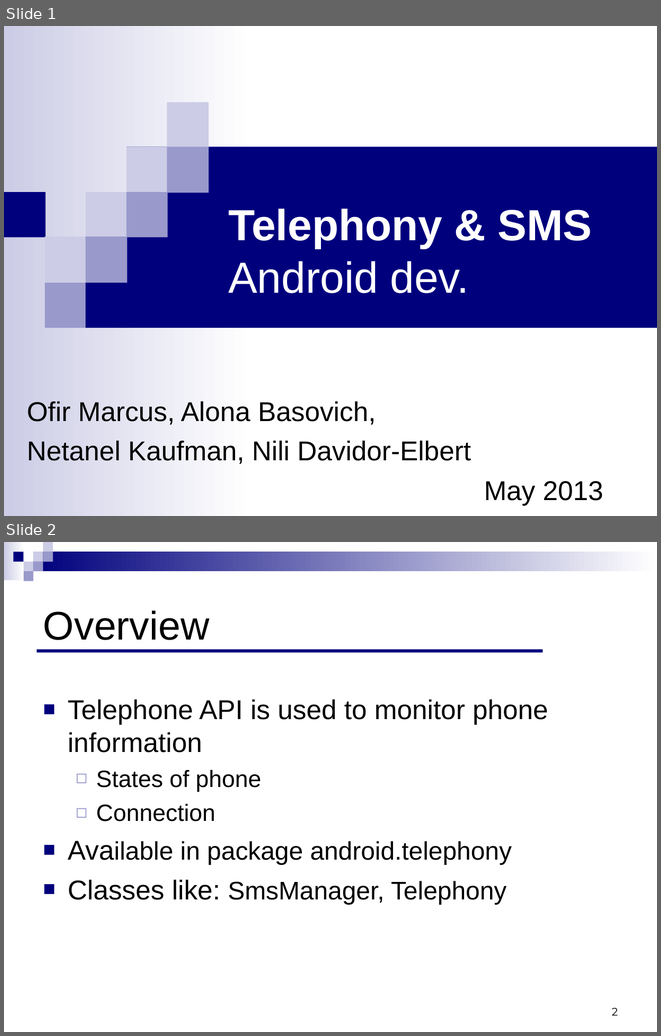
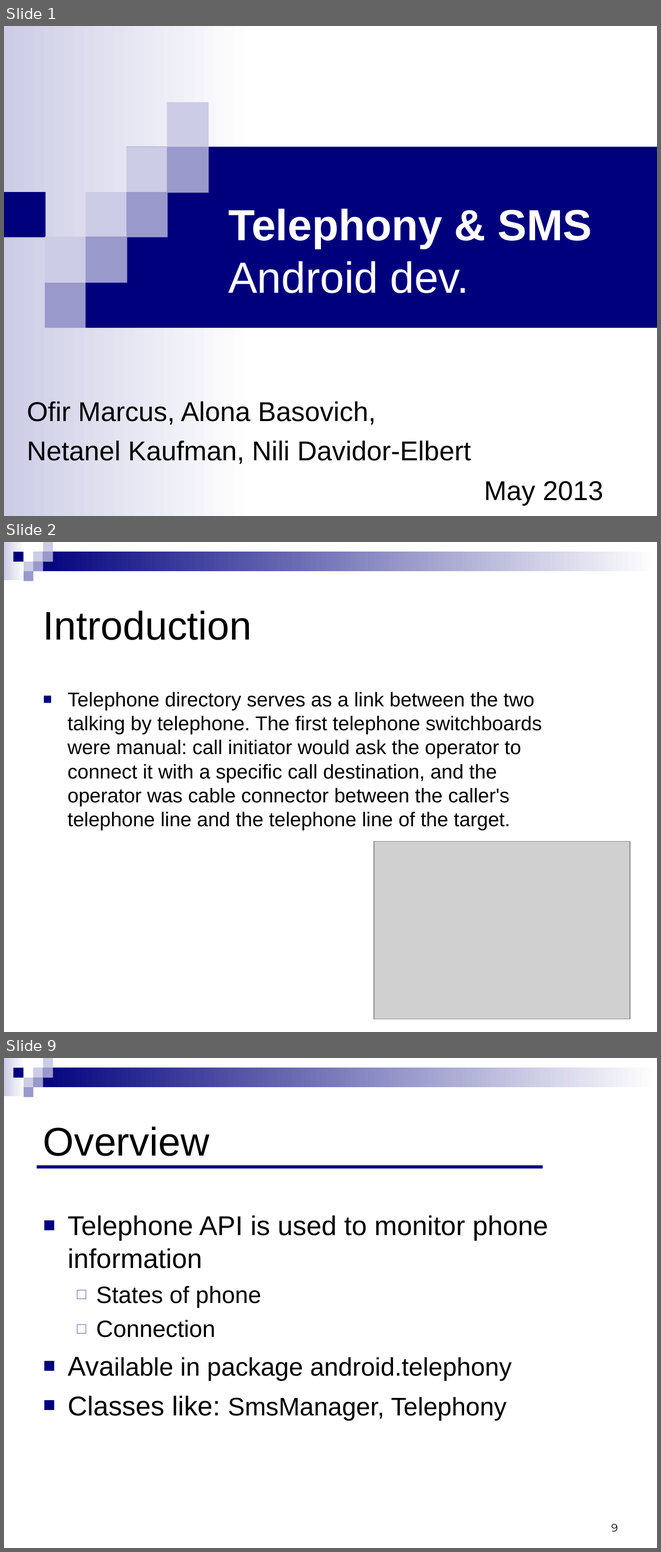
Before and after one commit to ndavidor/SmsTelephony, a slide deck: Telephony&SMS.ppt. Shown one above the other, each under a label of ours: slides 1 and 2 before the commit, slides 1, 2 and 9 after it; the slides between them are not shown. The pictures are 661x1036 and 661x1552 pixels, drawn with LibreOffice and Linux fonts; fonts in the diff are those of the drawing; grey boxes stand for pictures. Boxes give left, top, right and bottom in pixels: in the first picture for what was removed or moved away, otherwise in the second. Text is boxed around its words. In the diff, an @@ line names an element or a change of style, - is before the commit and + after.

```diff
--- a/Telephony&SMS.ppt
+++ b/Telephony&SMS.ppt
@@ slide 2 added at box(4, 542, 657, 1032), background #FFFFFF; not listed: 9 template elements that a slide beside it also shows @@
@@ title added at box(43, 610, 252, 640), 44 pt, text #000000 @@
+Introduction
@@ text added at box(68, 691, 542, 830), 22 pt, text #000000 @@
+■ Telephone directory serves as a link between the two talking by telephone. The first telephone switchboards were manual: call initiator would ask the operator to connect it with a specific call destination, and the operator was cable connector between the caller's telephone line and the telephone line of the target.
@@ picture added at box(374, 841, 630, 1018) @@
@@ what was slide 2 is now slide 9 @@
@@ page number at box(611, 1523, 618, 1531): text changed @@
-2
+9
```
Also in this commit, not shown: 6 other slides added.
